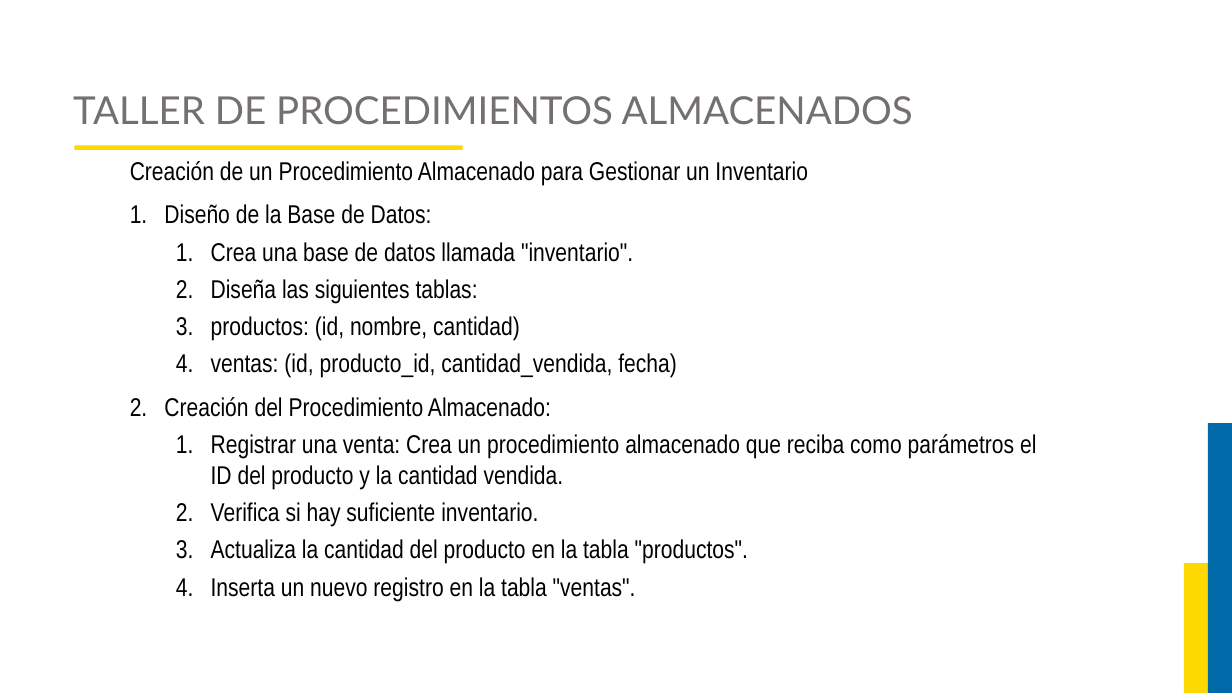
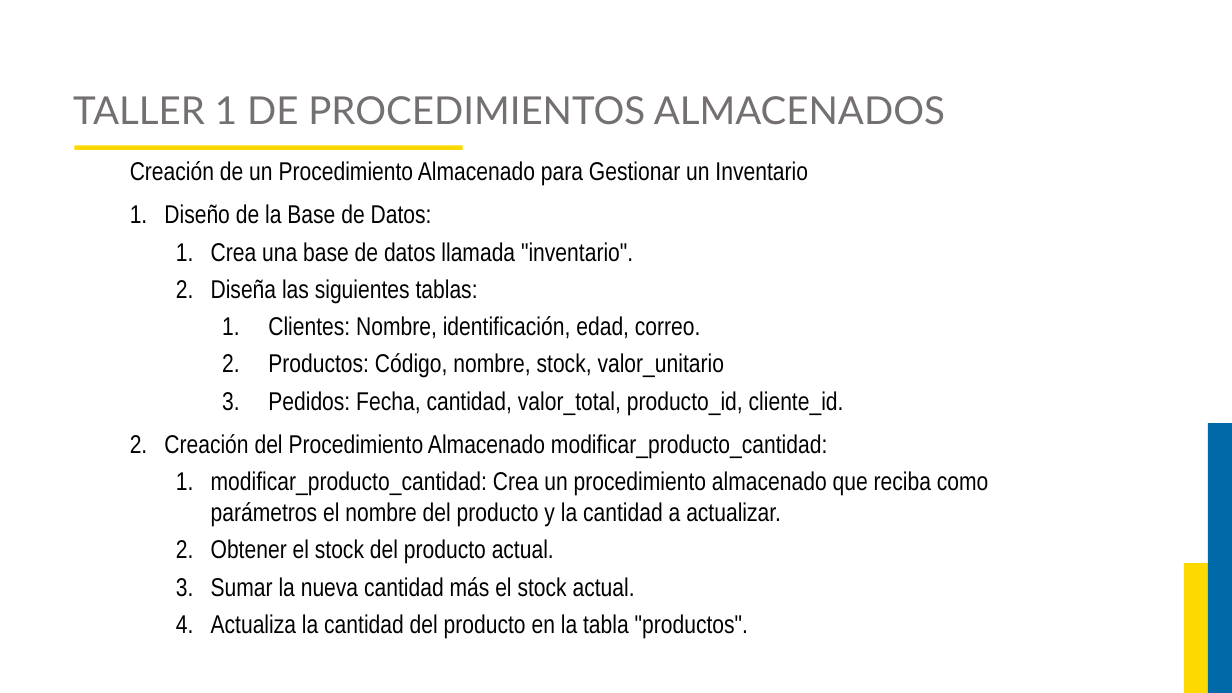
Before and after one commit to JorgeAlejandroAguirreGutierrez/proyecto-luis, a slide deck: slide 45 of Curso Base de Datos 2/Diapositivas.pptx (slide 37 before the commit). Drawn at 1232x693 pixels with LibreOffice and Linux fonts; fonts in the diff are those of the drawing; background and template pictures are left out. Boxes give left, top, right and bottom in pixels: in the first picture for what was removed or moved away, otherwise in the second. Text is boxed around its words. In the diff, an @@ line names an element or a change of style, - is before the commit and + after.

```diff
--- a/Curso Base de Datos 2/Diapositivas.pptx
+++ b/Curso Base de Datos 2/Diapositivas.pptx
@@ title at <box>73,96,945,125</box>: text changed @@
-TALLER DE PROCEDIMIENTOS ALMACENADOS
+TALLER 1 DE PROCEDIMIENTOS ALMACENADOS
@@ text at <box>164,316,989,597</box>: text changed @@
-  3. productos: (id, nombre, cantidad)
-  4. ventas: (id, producto_id, cantidad_vendida, fecha)
-2. Creación del Procedimiento Almacenado:
-  1. Registrar una venta: Crea un procedimiento almacenado que reciba como parámetros el ID del producto y la cantidad vendida.
-  2. Verifica si hay suficiente inventario.
+    1. Clientes: Nombre, identificación, edad, correo.
+    2. Productos: Código, nombre, stock, valor_unitario
+    3. Pedidos: Fecha, cantidad, valor_total, producto_id, cliente_id.
+2. Creación del Procedimiento Almacenado modificar_producto_cantidad:
+  1. modificar_producto_cantidad: Crea un procedimiento almacenado que reciba como parámetros el nombre del producto y la cantidad a actualizar.
+  2. Obtener el stock del producto actual.
+  3. Sumar la nueva cantidad más el stock actual.
@@ text at <box>211,577,636,602</box>: paragraph removed @@
-  4. Inserta un nuevo registro en la tabla "ventas".
```
Also in this commit, not shown: 16 other slides changed, 35 slides added, 3 slides removed, 10 other files.
